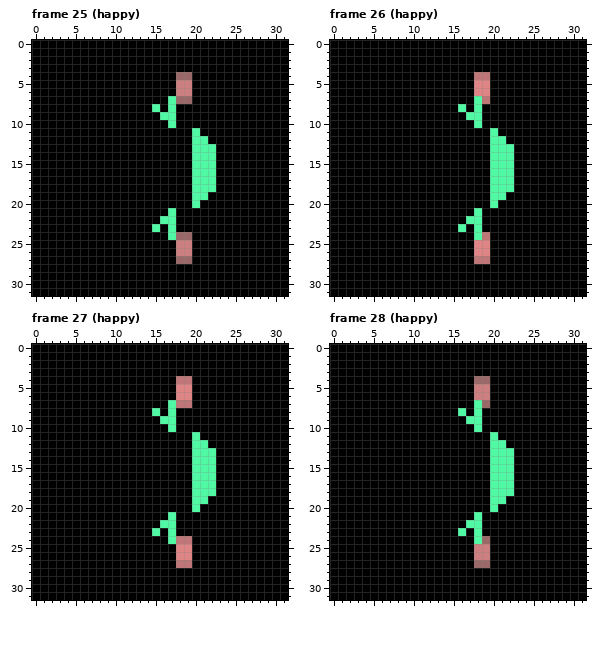
One commit to this pixel-art file: Pimo_face/expressions/ver1/ver1.aseprite. Above is the file before it was changed.
32x32 pixels, 80 frames. Colours within 5 levels of each other are drawn and written as one. Shown: frame 25 (happy), frame 26 (happy), frame 27 (happy), frame 28 (happy). The commit also changed other frames, which this record leaves out.
After the commit:
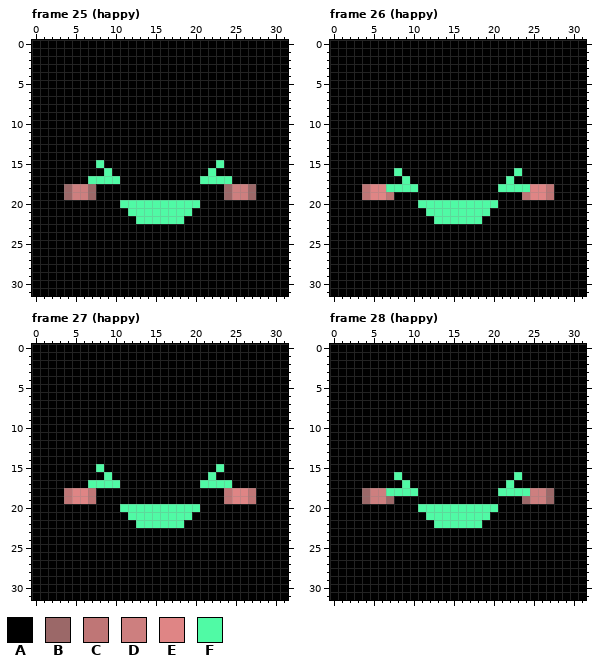
Palette (. is transparent): A #000000  B #9b6868  C #bf7676  D #cd7f7f  E #df8585  F #50faa5
Change:
Changed rows in their new state; - is an unchanged pixel.
Frame 25 (happy), layer "face":
first column x 4:
 4 --------------AA--------
 5 --------------AA--------
 6 --------------AA--------
 7 -------------AAA--------
 8 -----------A-A----------
 9 ------------AA----------
10 -------------A----------
11 ----------------A-------
12 ----------------AA------
13 ----------------AAA-----
14 ----------------AAA-----
15 ----F-----------AAAF----
16 -----F----------AA------
17 ---FFFF---------A--FF---
18 BDDB------------AAA-BDDB
19 BDDB------------AA--BDDB
20 -------FFFFFFFFF--------
21 --------FFFFF-FF--------
22 ---------FFF--F---------
23 -----------A-A----------
24 -------------AAA--------
25 --------------AA--------
26 --------------AA--------
27 --------------AA--------
Frame 26 (happy), layer "face":
first column x 4:
 4 --------------AA--------
 5 --------------AA--------
 6 --------------AA--------
 7 --------------AA--------
 8 ------------A-A---------
 9 -------------AA---------
10 --------------A---------
11 ----------------A-------
12 ----------------AA------
13 ----------------AAA-----
14 ----------------AAA-----
15 ----------------AAA-----
16 ----F-----------AAAF----
17 -----F----------AA------
18 CEEFFFF---------A--FFEEC
19 CEEC------------AA--CEEC
20 -------FFFFFFFFF--------
21 --------FFFFFF-F--------
22 ---------FFFF-----------
23 ------------A-A---------
24 --------------AA--------
25 --------------AA--------
26 --------------AA--------
27 --------------AA--------
Frame 27 (happy), layer "face":
first column x 4:
 4 --------------AA--------
 5 --------------AA--------
 6 --------------AA--------
 7 -------------AAA--------
 8 -----------A-A----------
 9 ------------AA----------
10 -------------A----------
11 ----------------A-------
12 ----------------AA------
13 ----------------AAA-----
14 ----------------AAA-----
15 ----F-----------AAAF----
16 -----F----------AA------
17 ---FFFF---------A--FF---
18 CEEC------------AAA-CEEC
19 CEEC------------AA--CEEC
20 -------FFFFFFFFF--------
21 --------FFFFF-FF--------
22 ---------FFF--F---------
23 -----------A-A----------
24 -------------AAA--------
25 --------------AA--------
26 --------------AA--------
27 --------------AA--------
Frame 28 (happy), layer "face":
first column x 4:
 4 --------------AA--------
 5 --------------AA--------
 6 --------------AA--------
 7 --------------AA--------
 8 ------------A-A---------
 9 -------------AA---------
10 --------------A---------
11 ----------------A-------
12 ----------------AA------
13 ----------------AAA-----
14 ----------------AAA-----
15 ----------------AAA-----
16 ----F-----------AAAF----
17 -----F----------AA------
18 BDDFFFF---------A--FFDDB
19 BDDB------------AA--BDDB
20 -------FFFFFFFFF--------
21 --------FFFFFF-F--------
22 ---------FFFF-----------
23 ------------A-A---------
24 --------------AA--------
25 --------------AA--------
26 --------------AA--------
27 --------------AA--------
Boxes around the changes in both pictures, in picture pixels (x1, y1, x2, y2):
changed: (64, 72, 256, 264)
changed: (362, 72, 554, 264)
changed: (64, 376, 256, 568)
changed: (362, 376, 554, 568)
